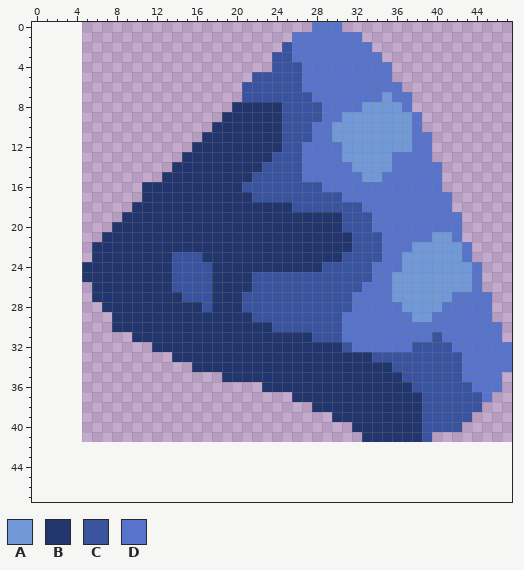
Edited in one commit: pixel-art sprite (assets/sprites/blocks/environment/sodalite/sodalite-boulder2.png). The picture above is the old version.
The file is 43x42 pixels. The old version is drawn lined up with the new one, on the new canvas.
Palette (. is transparent): A #7299d7  B #23356d  C #3a539f  D #5874ca
Pixels before, first column x 5:
 0 .......................DDD.................
 1 .....................DDDDDDD...............
 2 ....................CDDDDDDDD..............
 3 ...................CCDDDDDDDDD.............
 4 ...................CCCDDDDDDDDD............
 5 .................CCCCCDDDDDDDDD............
 6 ................CCCCCCDDDDDDDDDD...........
 7 ................CCCCCCCDDDDDDDADD..........
 8 ...............BBBBBCCCCDDDDAAAAD..........
 9 ..............BBBBBBCCCCDDAAAAAAAD.........
10 .............BBBBBBBCCCDDAAAAAAAAD.........
11 ............BBBBBBBBCCCDDAAAAAAAADD........
12 ...........BBBBBBBBBCCDDDDAAAAAAADD........
13 ..........BBBBBBBBBCCCDDDDAAAAADDDD........
14 .........BBBBBBBBBCCCCDDDDDAAAADDDDD.......
15 ........BBBBBBBBBCCCCCDDDDDDAADDDDDD.......
16 ......BBBBBBBBBBCCCCCCCCDDDDDDDDDDDD.......
17 ......BBBBBBBBBBBCCCCCCCCCDDDDDDDDDDD......
18 .....BBBBBBBBBBBBBBBBCCCCCCCDDDDDDDDD......
19 ....BBBBBBBBBBBBBBBBBBBBBBCCCDDDDDDDDD.....
20 ...BBBBBBBBBBBBBBBBBBBBBBBCCCDDDDDDDDD.....
21 ..BBBBBBBBBBBBBBBBBBBBBBBBBCCCDDDDDAAD.....
22 .BBBBBBBBBBBBBBBBBBBBBBBBBBCCCDDDAAAAAD....
23 .BBBBBBBBCCCBBBBBBBBBBBBBBCCCCDDAAAAAAD....
24 BBBBBBBBBCCCCBBBBBBBBBBBCCCCCDDDAAAAAAAD...
25 BBBBBBBBBCCCCBBBBCCCCCCCCCCCCDDAAAAAAAAD...
26 .BBBBBBBBCCCCBBBBCCCCCCCCCCCDDDAAAAAAAAD...
27 .BBBBBBBBBCCCBBBCCCCCCCCCCCDDDDAAAAAADDDD..
28 ..BBBBBBBBBBCBBBCCCCCCCCCCCDDDDDAAAADDDDD..
29 ...BBBBBBBBBBBBBBCCCCCCCCCDDDDDDDAADDDDDD..
30 ...BBBBBBBBBBBBBBBBCCCCCCCDDDDDDDDDDDDDDDD.
31 .....BBBBBBBBBBBBBBBBBBCCCDDDDDDDDDCDDDDDD.
32 .......BBBBBBBBBBBBBBBBBBBCDDDDDDCCCCDDDDDD
33 .........BBBBBBBBBBBBBBBBBBBBCCCCCCCCCDDDDD
34 ...........BBBBBBBBBBBBBBBBBBBBCCCCCCCDDDDD
35 ..............BBBBBBBBBBBBBBBBBBCCCCCCDDDD.
36 ..................BBBBBBBBBBBBBBBCCCCCCDDD.
37 .....................BBBBBBBBBBBBBCCCCCCD..
38 .......................BBBBBBBBBBBCCCCCC...
39 .........................BBBBBBBBBCCCCC....
40 ...........................BBBBBBBCCCC.....
41 ............................BBBBBBC........
New version:
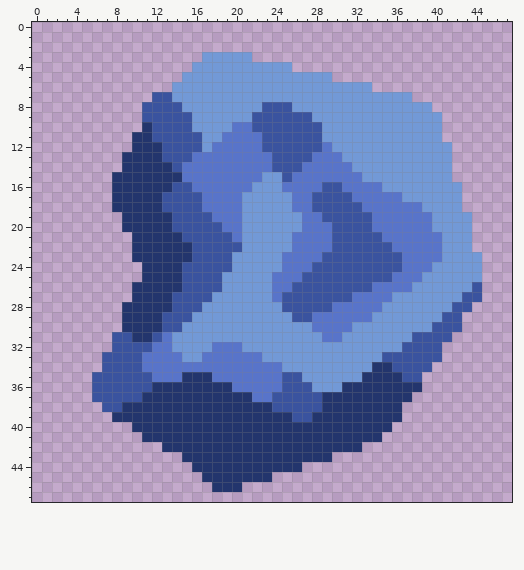
From old to new:
canvas 43x42 -> 48x48, the old top-left corner now at 5,0
Changed rows in their new state; - is an unchanged pixel.
first column x 5:
 0 -----------------------...-----------------
 1 ---------------------.......---------------
 2 --------------------.........--------------
 3 ------------AAAAA--...........-------------
 4 -----------AAAAAAAAAA..........------------
 5 ----------AAAAAAAAAAAAAAA......------------
 6 ---------AAAAAAAAAAAAAAAAAAAA...-----------
 7 -------CCAAAAAAAAAAAAAAAAAAAAA-AA----------
 8 ------CCCCAAAAAAAACC-AAAAAAA----AAA--------
 9 ------CCCCCAAAAAACCC---AAA-------AAA-------
10 ------BCCCCAAAADDCCC---CA--------AAA-------
11 -----BBCCCCCAADDDDCC---CA--------AAA-------
12 -----BBBCCCCADDDDDCC--CC-A-------AAAA------
13 ----BBBBCCCDDDDDDDD---C--------AAAAAA------
14 ----BBBBBCDDDDDDDDD------------AAAAAA------
15 ---BBBBB--DDDDDDDDAA-D--------AAAAAAA------
16 ---BBB---CCDDDDDDAAADDDDCC----AAAAAAAA-----
17 ---BBB--CCCCDDDDAAAAADD---C-----AAAAAA-----
18 ---BB---CCCCDDDDAAAAADD-----------AAAA-----
19 ---------CCCCDDDAAAAAADDCC---------AAAA----
20 ---.-----CCCCCDDAAAAAADDDC---------AAAA----
21 --...-----CCCCCDAAAAADDDDCC--------D-AA----
22 -....------CCCCCAAAAADDDDCC---C--DDD--A----
23 -....----BB-CCCAAAAADDDDCC----CCDDDD--AA---
24 ......---B---CCAAAAADDDC-----CCCDDD----A---
25 ......---B---CAAAAADDD-------CCDDD-----A---
26 -....----B---CAAAAADD-------C--DD------C---
27 -....----C---AAAAAAD-----------------ACC.--
28 --..-----CCCAAAAAAAA-----DD---AA----ACC..--
29 ---.----CCCAAAAAAAAAA--DDD---AAAA--ACC...--
30 ---.----CCAAAAAAAAAAAAADDD-AAAAAAAACCC....-
31 ---CC--CDAAAAAAAAAAAAAAADDAAAAAAACC-C.....-
32 ---CCCCDDAAAADDDAAAAAAAAAAAAAAAAC---.......
33 --CCCCDDDDAADDDDDDAAAAAAAAAAAA------.......
34 --CCCCDDDDDDDDDDDDDDAAAAAAAAA------........
35 -CCCCCCDDDBBBDDDDDDDCCAAAAAA------........-
36 -CCCCCCBBBBBBBBDDDDDCCCAAA-------B........-
37 -CCCCCBBBBBBBBBBBDDCCCCC---------........--
38 --CCBBBBBBBBBBBBBBBCCCCC--------........---
39 ---BBBBBBBBBBBBBBBBBBCCBB-------.......----
40 -----BBBBBBBBBBBBBBBBBBBBBB----.......-----
41 ------BBBBBBBBBBBBBBBBBBBBBB--.....--------
42 --------BBBBBBBBBBBBBBBBBBBB---------------
43 ----------BBBBBBBBBBBBBBB------------------
44 -----------BBBBBBBBBBB---------------------
45 ------------BBBBBBB------------------------
46 -------------BBB---------------------------
Changed places in both pictures, as pixel boxes (x1, y1, x2, y2):
changed: (82, 22, 512, 492)
